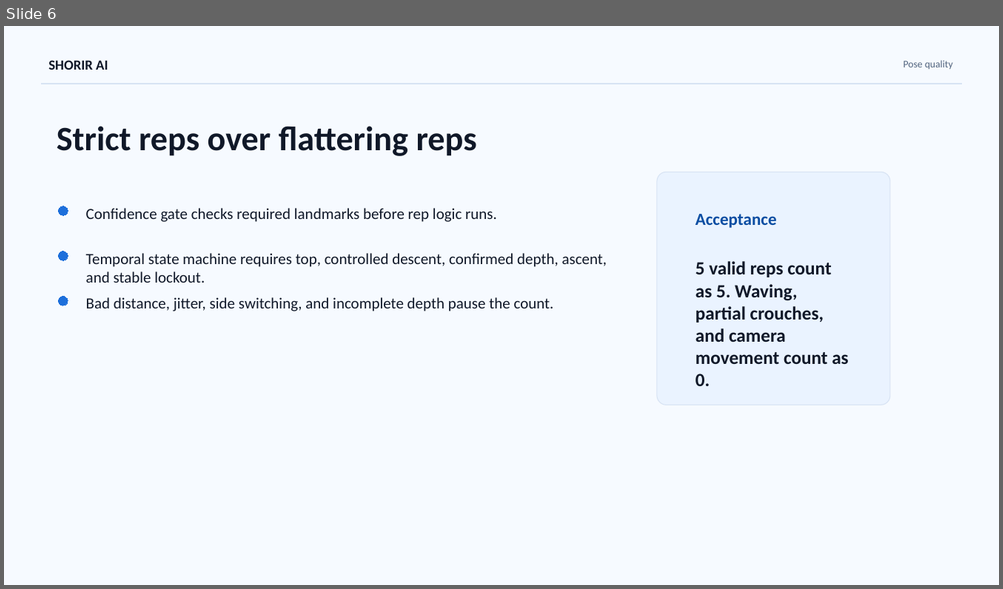
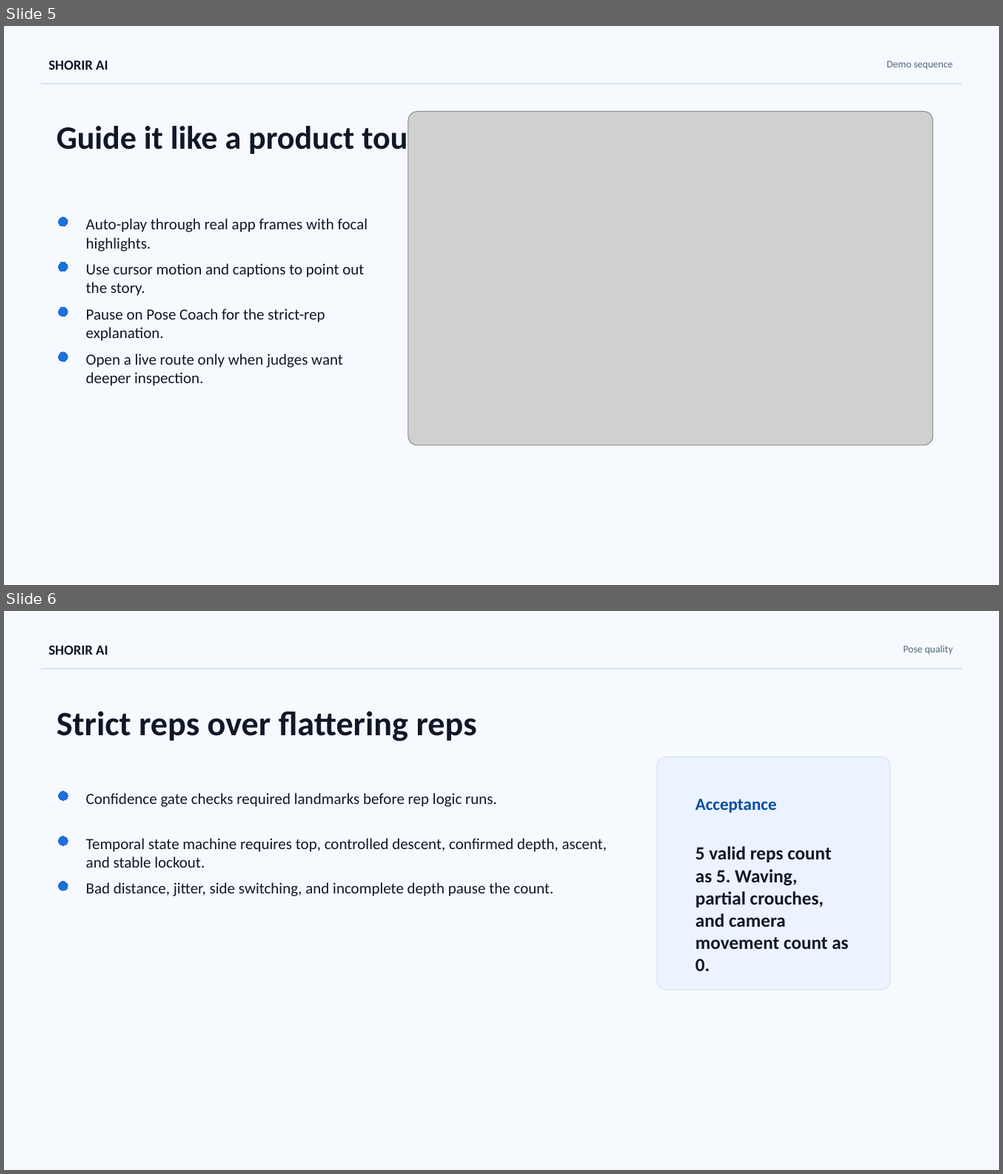
Before and after one commit to Alfa5nm/shorir-ai, a slide deck: deliverables/SHORIR_AI_Project_Presentation.pptx. Shown one above the other, each under a label of ours: slide 6 before the commit, slides 5 and 6 after it. The pictures are 1003x589 and 1003x1174 pixels, drawn with LibreOffice and Linux fonts; fonts in the diff are those of the drawing; grey boxes stand for pictures. Boxes give left, top, right and bottom in pixels: in the first picture for what was removed or moved away, otherwise in the second. Text is boxed around its words. In the diff, an @@ line names an element or a change of style, - is before the commit and + after.

Commit message:
Redesign demo as interactive guided tour

```diff
--- a/deliverables/SHORIR_AI_Project_Presentation.pptx
+++ b/deliverables/SHORIR_AI_Project_Presentation.pptx
@@ slide 5 added at [4, 26, 999, 585], background #F6FAFF @@
@@ text added at [48, 60, 108, 70], 13.5 pt, text #101828, bold @@
+SHORIR AI
@@ text added at [886, 61, 953, 69], 9.8 pt, text #53657F @@
+Demo sequence
@@ rectangle added at [41, 84, 962, 84], fill #D7E3F3, outline #D7E3F3 0 pt @@
@@ picture added at [408, 112, 933, 446] @@
@@ text added at [57, 122, 419, 158], 31.5 pt, text #101828, bold @@
+Guide it like a product tour
@@ ellipse added at [59, 217, 68, 226], fill #1D6FDB, outline #1D6FDB 0 pt @@
@@ text added at [86, 218, 368, 252], 15 pt, text #101828 @@
+Auto-play through real app frames with focal highlights.
@@ ellipse added at [59, 263, 68, 272], fill #1D6FDB, outline #1D6FDB 0 pt @@
@@ text added at [86, 264, 364, 296], 15 pt, text #101828 @@
+Use cursor motion and captions to point out the story.
@@ ellipse added at [59, 307, 68, 316], fill #1D6FDB, outline #1D6FDB 0 pt @@
@@ text added at [86, 309, 324, 341], 15 pt, text #101828 @@
+Pause on Pose Coach for the strict-rep explanation.
@@ ellipse added at [59, 353, 68, 362], fill #1D6FDB, outline #1D6FDB 0 pt @@
@@ text added at [86, 354, 343, 386], 15 pt, text #101828 @@
+Open a live route only when judges want deeper inspection.
```
Also in this commit, not shown: 1 slide removed, 29 other files.
